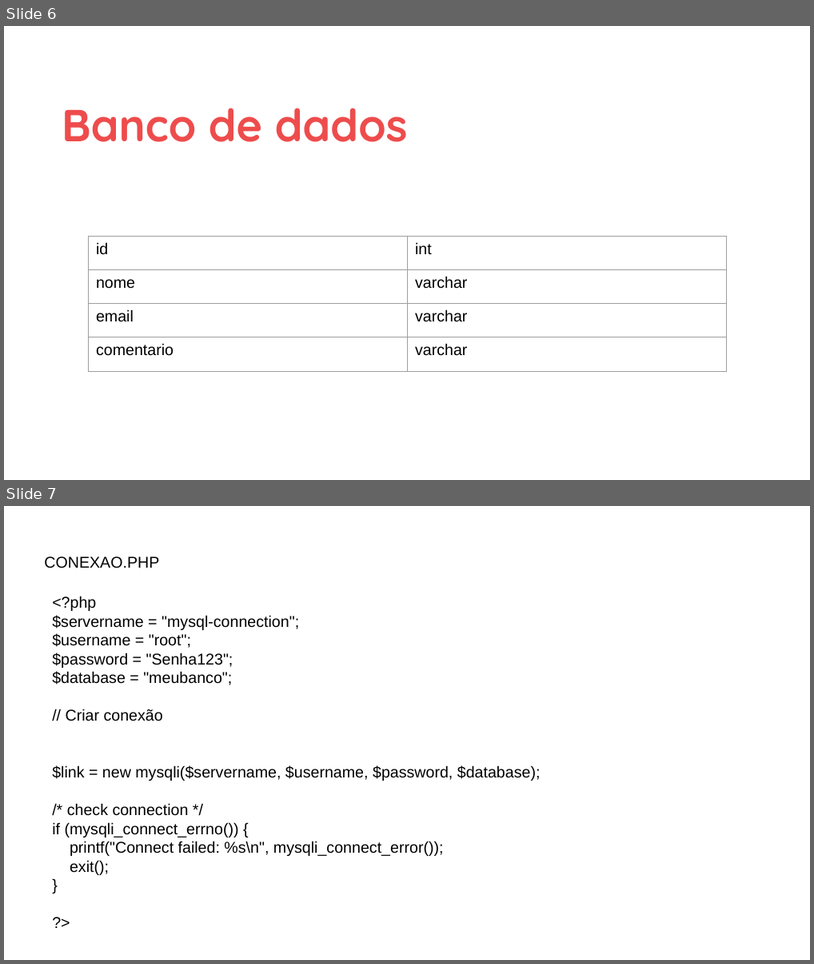
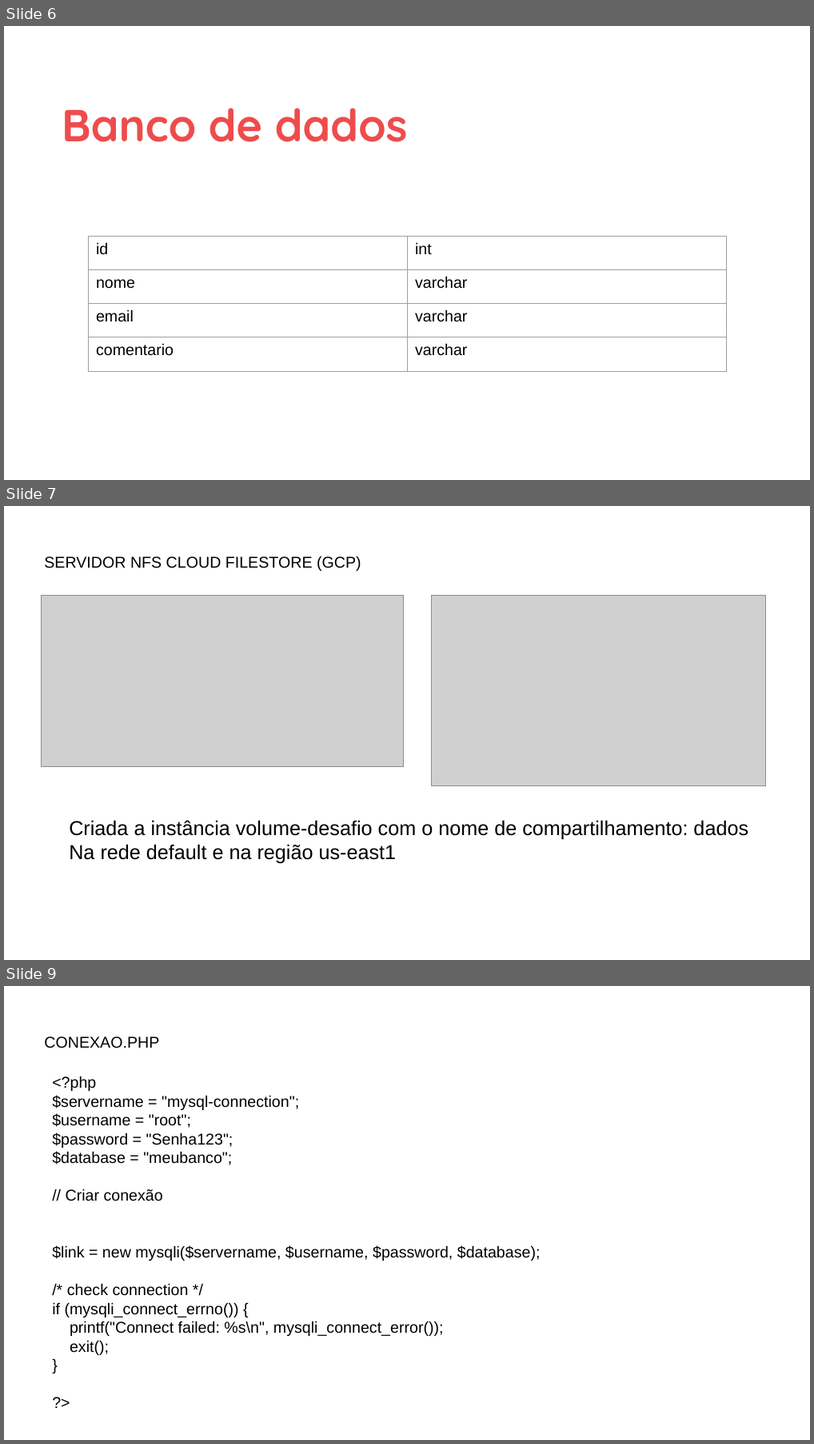
Before and after one commit to szalbuque/DevopsDio.me, a slide deck: Kubernetes - desafio/Kubernetes - Projeto 1.odp. Shown one above the other, each under a label of ours: slides 6 and 7 before the commit, slides 6, 7 and 9 after it; the slides between them are not shown. The pictures are 814x964 and 814x1444 pixels, drawn with LibreOffice and Linux fonts; fonts in the diff are those of the drawing; grey boxes stand for pictures; background and template pictures are left out. Boxes give left, top, right and bottom in pixels: in the first picture for what was removed or moved away, otherwise in the second. Text is boxed around its words. In the diff, an @@ line names an element or a change of style, - is before the commit and + after.

Commit message:
fazendo o desafio kubernetes

```diff
--- a/Kubernetes - desafio/Kubernetes - Projeto 1.odp
+++ b/Kubernetes - desafio/Kubernetes - Projeto 1.odp
@@ slide 7 added at [4,506,810,960], background #FFFFFF @@
@@ title added at [44,556,362,571], 14 pt, text #000000 @@
+SERVIDOR NFS CLOUD FILESTORE (GCP)
@@ picture added at [41,595,404,767] @@
@@ picture added at [431,595,766,785] @@
@@ text added at [69,820,749,864], 18 pt, text #000000 @@
+Criada a instância volume-desafio com o nome de compartilhamento: dados
+Na rede default e na região us-east1
@@ what was slide 7 is now slide 9 @@
```
Also in this commit, not shown: 1 other slide added, 7 other files.
